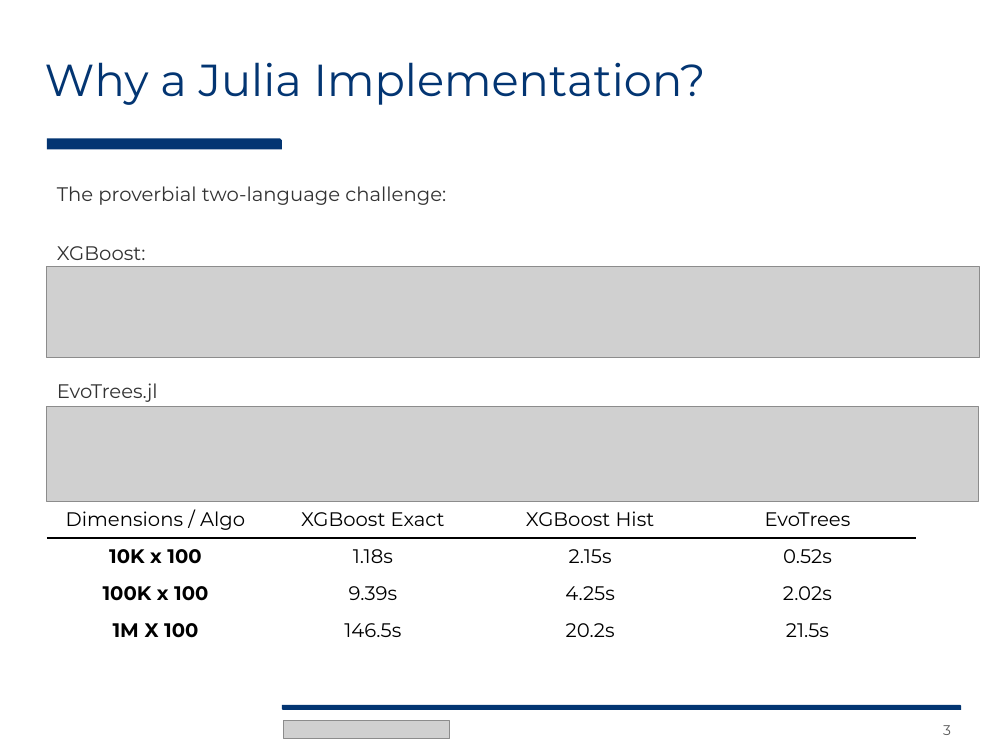
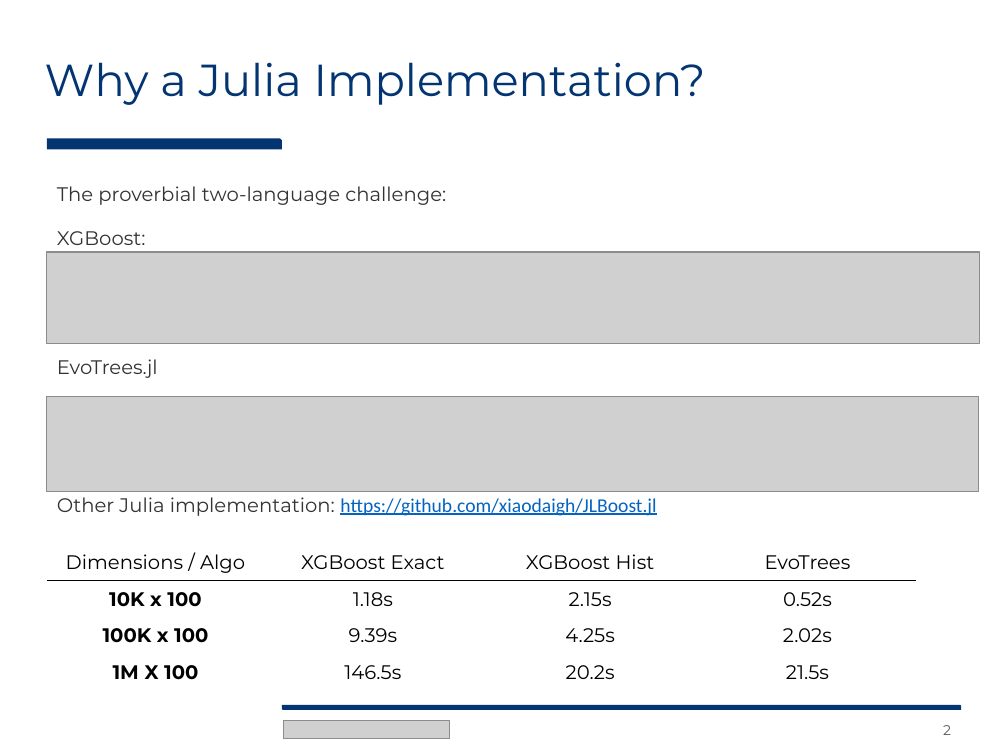
Before and after one commit to Evovest/EvoTrees.jl, a slide deck: slide 2 of blog/EvoTrees - Intro to Gradient Boosting Trees.pptx (slide 3 before the commit). Drawn at 1008x756 pixels with LibreOffice and Linux fonts; fonts in the diff are those of the drawing; grey boxes stand for pictures. Boxes give left, top, right and bottom in pixels: in the first picture for what was removed or moved away, otherwise in the second. Text is boxed around its words. In the diff, an @@ line names an element or a change of style, - is before the commit and + after.

```diff
--- a/blog/EvoTrees - Intro to Gradient Boosting Trees.pptx
+++ b/blog/EvoTrees - Intro to Gradient Boosting Trees.pptx
@@ text "XGBoost:": place and size @@
-text "XGBoost:" at box(57, 246, 146, 260)
+text "XGBoost:" at box(57, 231, 146, 245)
@@ picture: place and size @@
-picture at box(47, 267, 980, 359)
+picture at box(47, 252, 980, 344)
@@ text "EvoTrees.jl": place and size @@
-text "EvoTrees.jl" at box(57, 383, 158, 402)
+text "EvoTrees.jl" at box(57, 359, 158, 378)
@@ picture: place and size @@
-picture at box(47, 406, 979, 501)
+picture at box(47, 397, 979, 492)
@@ text added at box(57, 497, 656, 516), 14 pt, text #0563C1, underline @@
+Other Julia implementation: https://github.com/xiaodaigh/JLBoost.jl
@@ table: place and size @@
-table at box(47, 501, 918, 649)
+table at box(47, 543, 918, 691)
@@ page number at box(943, 725, 951, 735): text changed @@
-3
+2
```
Also in this commit, not shown: 4 other slides changed, 1 slide added, 2 slides removed.
